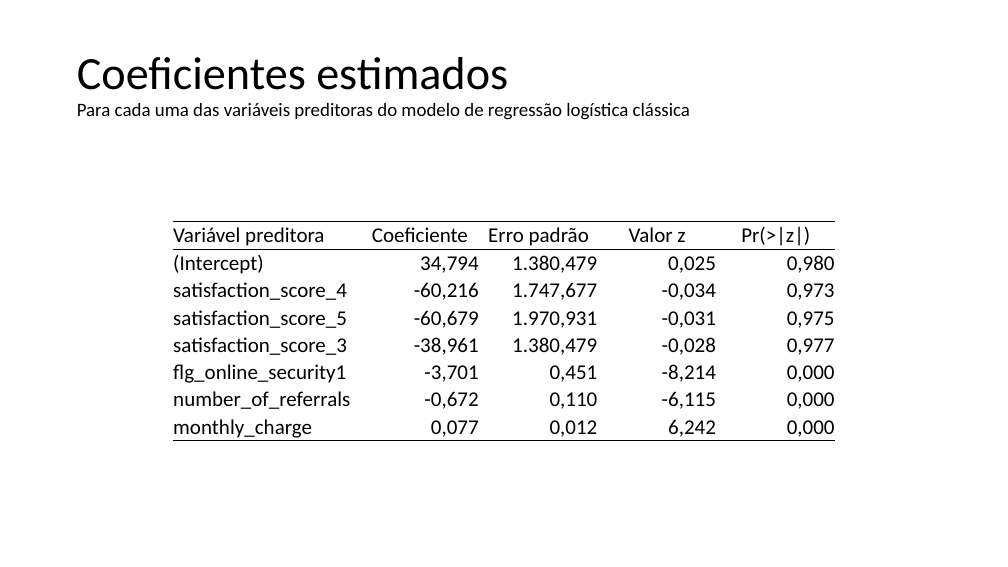
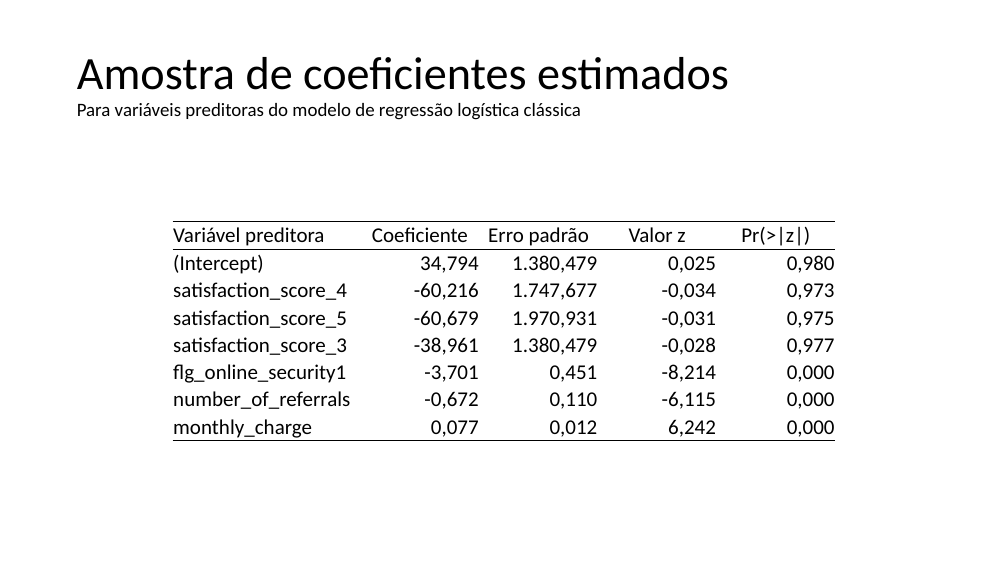
Before and after one commit to franzmonteiro/new_telco_churn, a slide deck: slide 15 of apresentacao.pptx. Drawn at 1008x567 pixels with LibreOffice and Linux fonts; fonts in the diff are those of the drawing; background and template pictures are left out. Boxes give left, top, right and bottom in pixels: in the first picture for what was removed or moved away, otherwise in the second. Text is boxed around its words. In the diff, an @@ line names an element or a change of style, - is before the commit and + after.

Commit message:
ppt

```diff
--- a/apresentacao.pptx
+++ b/apresentacao.pptx
@@ title at <box>77,57,729,120</box>: text changed @@
-Coeficientes estimados
-Para cada uma das variáveis preditoras do modelo de regressão logística clássica
+Amostra de coeficientes estimados
+Para variáveis preditoras do modelo de regressão logística clássica
```
Also in this commit, not shown: 1 other slide changed, 1 slide added.
